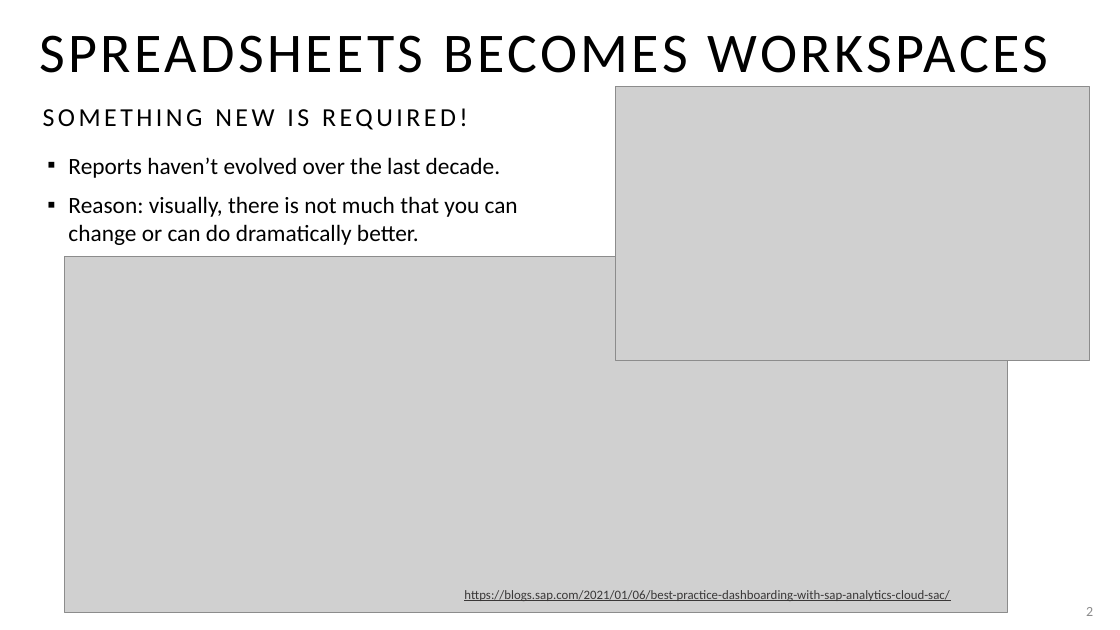
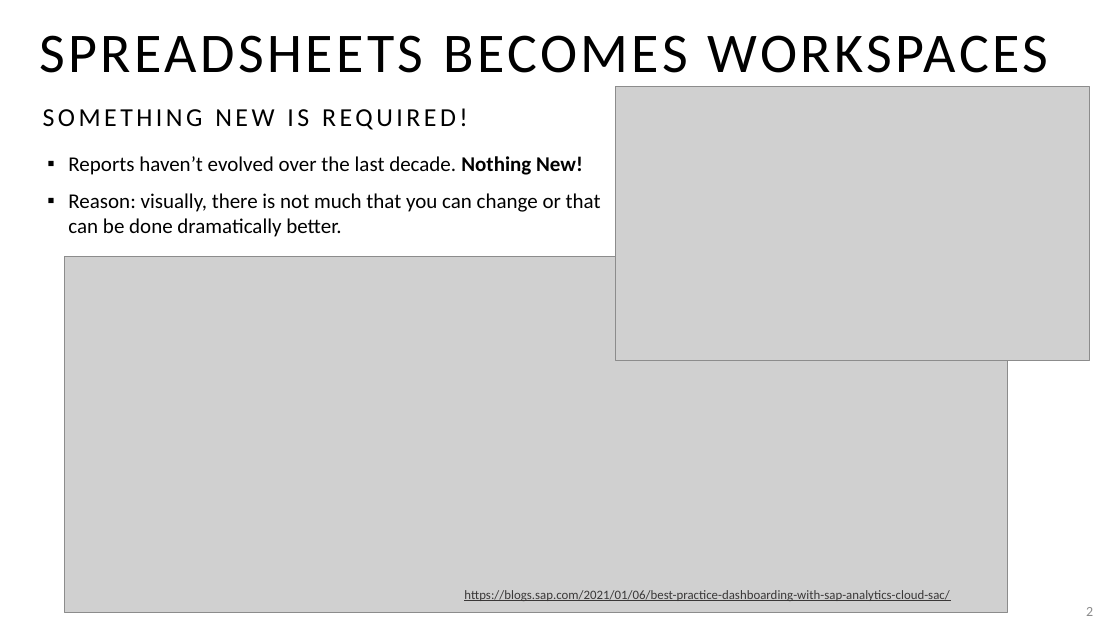
Before and after one commit to Zeutschler/tinyolap, a slide deck: slide 2 of presentations/tinyolap_visually.pptx. Drawn at 1120x630 pixels with LibreOffice and Linux fonts; fonts in the diff are those of the drawing; grey boxes stand for pictures. Boxes give left, top, right and bottom in pixels: in the first picture for what was removed or moved away, otherwise in the second. Text is boxed around its words. In the diff, an @@ line names an element or a change of style, - is before the commit and + after.

```diff
--- a/presentations/tinyolap_visually.pptx
+++ b/presentations/tinyolap_visually.pptx
@@ text at (68, 156, 601, 237): text changed; size 20 to 18 pt @@
-▪ Reports haven’t evolved over the last decade.
-▪ Reason: visually, there is not much that you can change or can do dramatically better.
+▪ Reports haven’t evolved over the last decade. Nothing New!
+▪ Reason: visually, there is not much that you can change or that can be done dramatically better.
```
Also in this commit, not shown: 2 other slides changed, 27 other files.
